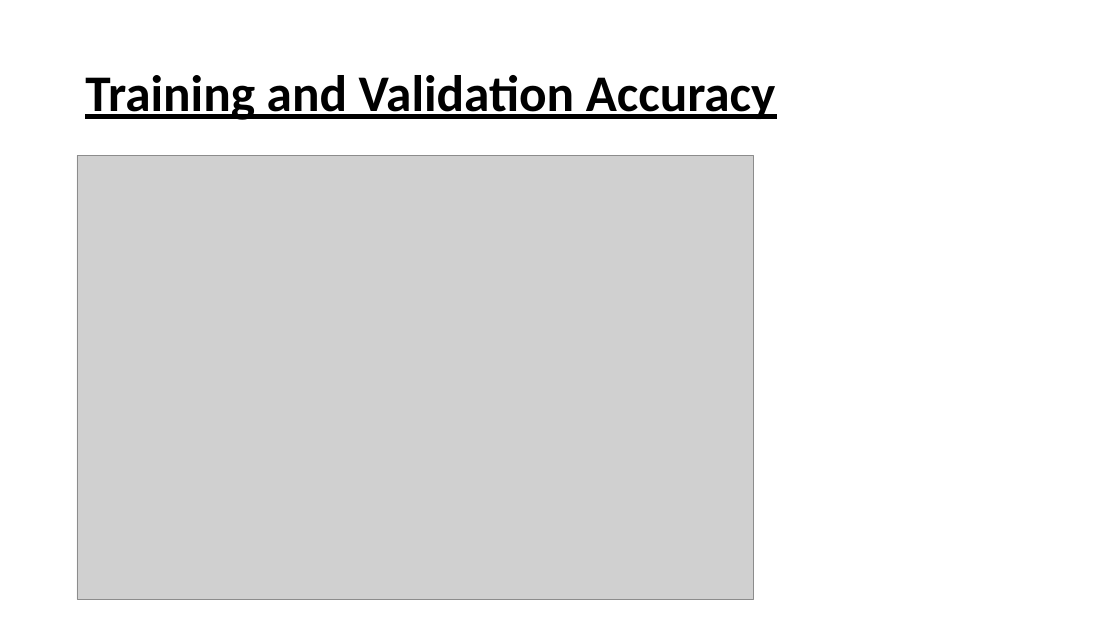
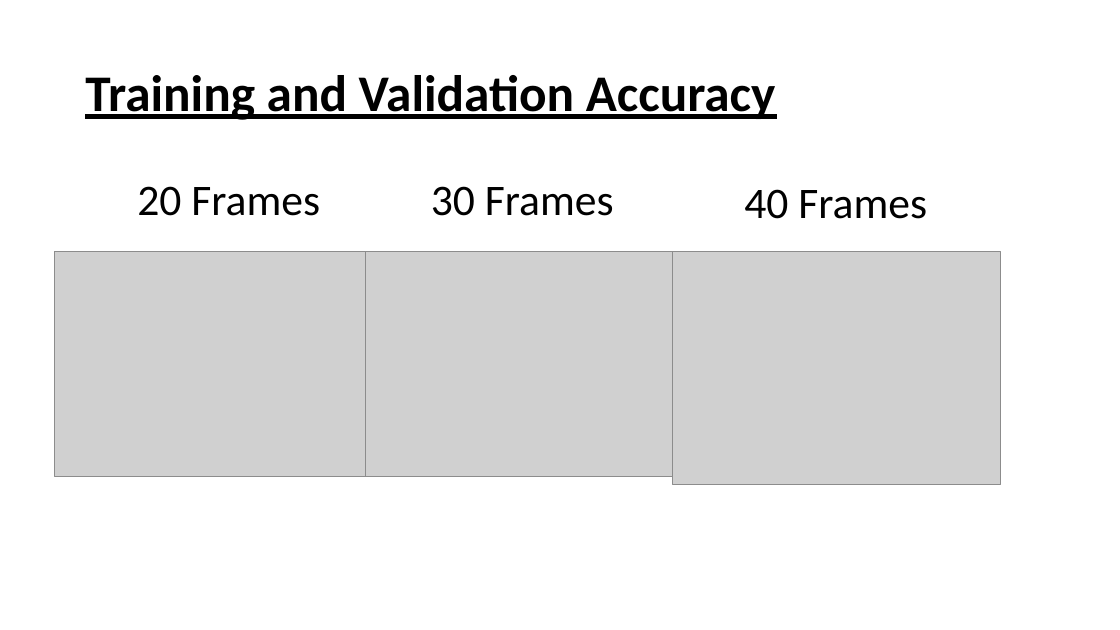
Before and after one commit to gurukms07/deepfakedetection, a slide deck: slide 28 of Second_Review/DEEPFAKE DETECTION2.pptx (slide 29 before the commit). Drawn at 1120x630 pixels with LibreOffice and Linux fonts; fonts in the diff are those of the drawing; grey boxes stand for pictures. Boxes give left, top, right and bottom in pixels: in the first picture for what was removed or moved away, otherwise in the second. Text is boxed around its words. In the diff, an @@ line names an element or a change of style, - is before the commit and + after.

```diff
--- a/Second_Review/DEEPFAKE DETECTION2.pptx
+++ b/Second_Review/DEEPFAKE DETECTION2.pptx
@@ picture removed at [77, 155, 754, 600] @@
@@ text added at [137, 186, 320, 216], 37.4 pt, text #000000 @@
+20 Frames
@@ text added at [431, 186, 614, 216], 37.4 pt, text #000000 @@
+30 Frames
@@ text added at [744, 189, 927, 219], 37.4 pt, text #000000 @@
+40 Frames
@@ picture added at [55, 251, 372, 476] @@
@@ picture added at [365, 251, 681, 476] @@
@@ picture added at [673, 251, 1002, 484] @@
```
Also in this commit, not shown: 7 other slides changed, 2 slides added, 3 slides removed.
